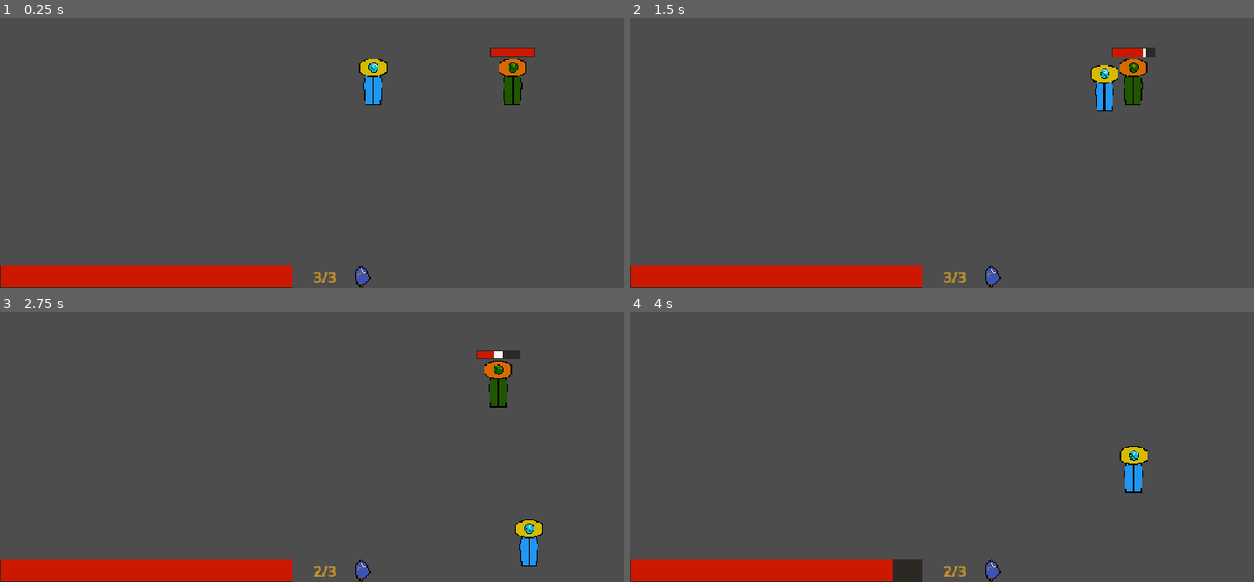
Above: before the commit, frames 1-4 (two rows, left to right).
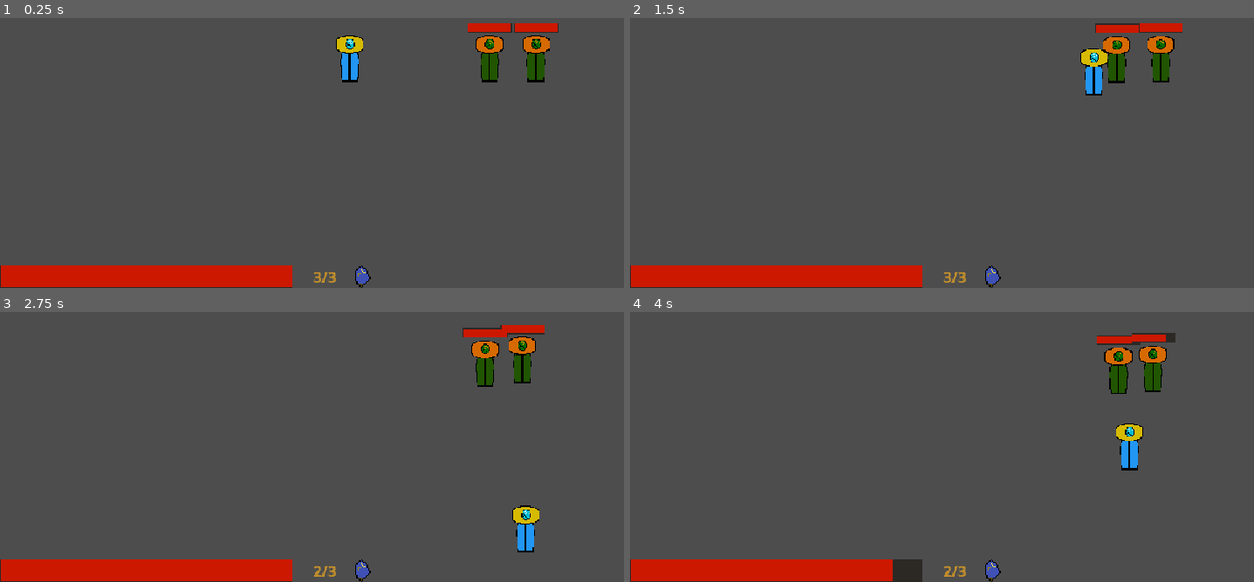
Above: after the commit, the same moments.

Repository: nf12pro/ChronoAnchor
Game: Godot game, scene res://scenes/testing_scene.tscn
Two runs of this game, one before a commit and one after it. Both use one fixed random seed, a clock stepped at 60 frames per second and the inputs below.
Inputs (mouse positions are in pixels of both pictures, inside the frame that each line leads up to):
- Up to frame 1 (0.25 s): no input
- Up to frame 2 (1.5 s): tap Enter at 0.5 s; move the mouse to (1135, 72) at 0.52 s; press the mouse at (1135, 72) at 0.53 s; hold Right (move_right) 0.53-1.28 s; move the mouse to (842, 112) at 1.27 s; release the mouse at (842, 112) at 1.28 s; hold S (move_down) from 1.28 s (still down); click (842, 112) at 1.35 s
- Up to frame 3 (2.75 s): move the mouse to (outside the picture) at 2.02 s; release S (move_down) at 2.03 s; hold Right (move_right) from 2.03 s (still down); hold Shift (dash) from 2.03 s (still down); click (outside the picture) at 2.3 s
- Up to frame 4 (4 s): move the mouse to (942, 463) at 2.77 s; release Right (move_right) at 2.78 s; release Shift (dash) at 2.78 s; hold W (move_up) 2.78-3.53 s; tap P (take_damage_test) at 2.85 s; click (942, 463) at 3.05 s; move the mouse to (1191, 444) at 3.52 s; press the mouse at (1191, 444) at 3.53 s; hold A (move_left) from 3.53 s (still down); tap Alt at 3.6 s

The runs differ from the first frame. In frame 1, 3.5% of the frame differs, in the area x 53-90%, y 1-33%; in frame 2, 3.0%; in frame 3, 2.8%; in frame 4, 2.5%.

Commit message:
Sword Can be Aimed and has cooldowns
Sword can be aimed by mouse

Diff:
--- a/scenes/player.tscn
+++ b/scenes/player.tscn
@@ -4,6 +4,7 @@
 [ext_resource type="Script" uid="uid://4q0crsc2o25v" path="res://scripts/player.gd" id="1_g2els"]
 [ext_resource type="PackedScene" uid="uid://b7weh1oqtsr78" path="res://scenes/health_bar.tscn" id="3_qhqgy"]
 [ext_resource type="Texture2D" uid="uid://bxkwp55wasp7b" path="res://assets/prototype_dash_fragment.png" id="4_dqkch"]
+[ext_resource type="PackedScene" uid="uid://bbkit7y8fwlse" path="res://scenes/sword_equipment.tscn" id="5_qlg0r"]
 
 [sub_resource type="AtlasTexture" id="AtlasTexture_g2els"]
 atlas = ExtResource("1_3vyb7")
@@ -35,13 +36,11 @@
 script = ExtResource("1_g2els")
 
 [node name="animated_sprite_2d" type="AnimatedSprite2D" parent="." unique_id=2084851377]
-position = Vector2(32, 32)
 sprite_frames = SubResource("SpriteFrames_6esg4")
 autoplay = "default"
 frame_progress = 0.12391861
 
 [node name="collision_shape_2d" type="CollisionShape2D" parent="." unique_id=1128658469]
-position = Vector2(32, 32)
 shape = SubResource("RectangleShape2D_hv2ic")
 
 [node name="canvas_layer" type="CanvasLayer" parent="." unique_id=527961938]
@@ -96,6 +95,8 @@
 wait_time = 0.5
 one_shot = true
 
+[node name="sword_equipment" parent="." unique_id=1586162383 instance=ExtResource("5_qlg0r")]
+
 [connection signal="timeout" from="health_timer" to="." method="_on_health_timer_timeout"]
 [connection signal="timeout" from="dash_timer" to="." method="_on_dash_timer_timeout"]
 [connection signal="timeout" from="damage_invincible_timer" to="." method="_on_damage_invincible_timer_timeout"]
--- a/scenes/sword_equipment.tscn
+++ b/scenes/sword_equipment.tscn
@@ -16,5 +16,11 @@
 wait_time = 0.05
 one_shot = true
 
+[node name="cooldown_timer" type="Timer" parent="." unique_id=1566083565]
+process_callback = 0
+wait_time = 0.3
+one_shot = true
+
 [connection signal="body_entered" from="sword_area" to="." method="_on_sword_area_body_entered"]
 [connection signal="timeout" from="hitbox_timer" to="." method="_on_hitbox_timer_timeout"]
+[connection signal="timeout" from="cooldown_timer" to="." method="_on_cooldown_timer_timeout"]
--- a/scenes/test_enemy.tscn
+++ b/scenes/test_enemy.tscn
@@ -39,27 +39,24 @@
 
 [node name="animated_sprite_2d" type="AnimatedSprite2D" parent="." unique_id=2084851377]
 modulate = Color(1, 0.5686275, 0, 1)
-position = Vector2(32, 32)
 sprite_frames = SubResource("SpriteFrames_6esg4")
 autoplay = "default"
 frame_progress = 0.12391861
 
 [node name="collision_shape_2d" type="CollisionShape2D" parent="." unique_id=1128658469]
-position = Vector2(32, 32)
 shape = SubResource("RectangleShape2D_hv2ic")
 
 [node name="health_bar" parent="." unique_id=2078701455 instance=ExtResource("4_1y3pe")]
 anchors_preset = 2
 anchor_top = 1.0
 anchor_bottom = 1.0
-offset_left = 3.0
-offset_top = -14.0
-offset_right = 62.0
-offset_bottom = -3.0
+offset_left = -28.0
+offset_top = -48.0
+offset_right = 31.0
+offset_bottom = -37.0
 grow_vertical = 0
 
 [node name="detection_range" type="Area2D" parent="." unique_id=33275608]
-position = Vector2(32, 32)
 collision_layer = 4
 collision_mask = 10
 
--- a/scenes/testing_scene.tscn
+++ b/scenes/testing_scene.tscn
@@ -2,15 +2,14 @@
 
 [ext_resource type="PackedScene" uid="uid://bwiio5rwwi5dp" path="res://scenes/player.tscn" id="1_2j2p2"]
 [ext_resource type="PackedScene" uid="uid://oc4j4b2x48bv" path="res://scenes/test_enemy.tscn" id="2_2j2p2"]
-[ext_resource type="PackedScene" uid="uid://bbkit7y8fwlse" path="res://scenes/sword_equipment.tscn" id="3_v6rby"]
 
 [node name="testing_scene" type="Node2D" unique_id=1774393185]
 
-[node name="player" parent="." unique_id=142865822 instance=ExtResource("1_2j2p2")]
+[node name="player" parent="." unique_id=809222876 instance=ExtResource("1_2j2p2")]
 position = Vector2(480, 224)
 
 [node name="test_enemy" parent="." unique_id=101213513 instance=ExtResource("2_2j2p2")]
 position = Vector2(672, 224)
 
-[node name="sword_equipment" parent="." unique_id=1586162383 instance=ExtResource("3_v6rby")]
-position = Vector2(640, 256)
+[node name="test_enemy2" parent="." unique_id=142865822 instance=ExtResource("2_2j2p2")]
+position = Vector2(736, 224)
--- a/scripts/sword_equipment.gd
+++ b/scripts/sword_equipment.gd
@@ -3,6 +3,10 @@
 #region Collision Detection
 @onready var sword_area = $sword_area
 @onready var hitbox_timer = $hitbox_timer
+@onready var cooldown_timer = $cooldown_timer
+
+var attacking: bool = false
+var on_cooldown: bool = false
 #endregion
 
 #region Generate Semi Circle
@@ -14,17 +18,27 @@
 #region Dealing Damage
 var damage = 20
 var hit_enemies: Array = []
+#endregion
 
 func _ready() -> void:
 	sword_area.monitoring = false
 	hitbox_timer.process_callback = Timer.TIMER_PROCESS_PHYSICS
 	sword_area.body_entered.connect(_on_sword_area_body_entered)
 
+func _process(_delta: float) -> void:
+	var mouse_pos = get_global_mouse_position()
+	global_rotation = (mouse_pos - global_position).angle()
+
 func _unhandled_input(event: InputEvent) -> void:
 	if event.is_action_pressed("attack") and hitbox_timer.is_stopped():
 		activate_hitbox()
 
 func activate_hitbox() -> void:
+	if on_cooldown:
+		return
+	attacking = true
+	cooldown_timer.start()
+	on_cooldown = true
 	generate_semi_circle()
 	hit_enemies.clear()
 	sword_area.monitoring = true
@@ -50,4 +64,8 @@
 
 func _on_hitbox_timer_timeout() -> void:
 	sword_area.monitoring = false
+	attacking = false
 	collision_polygon.polygon = PackedVector2Array()
+
+func _on_cooldown_timer_timeout() -> void:
+	on_cooldown = false
